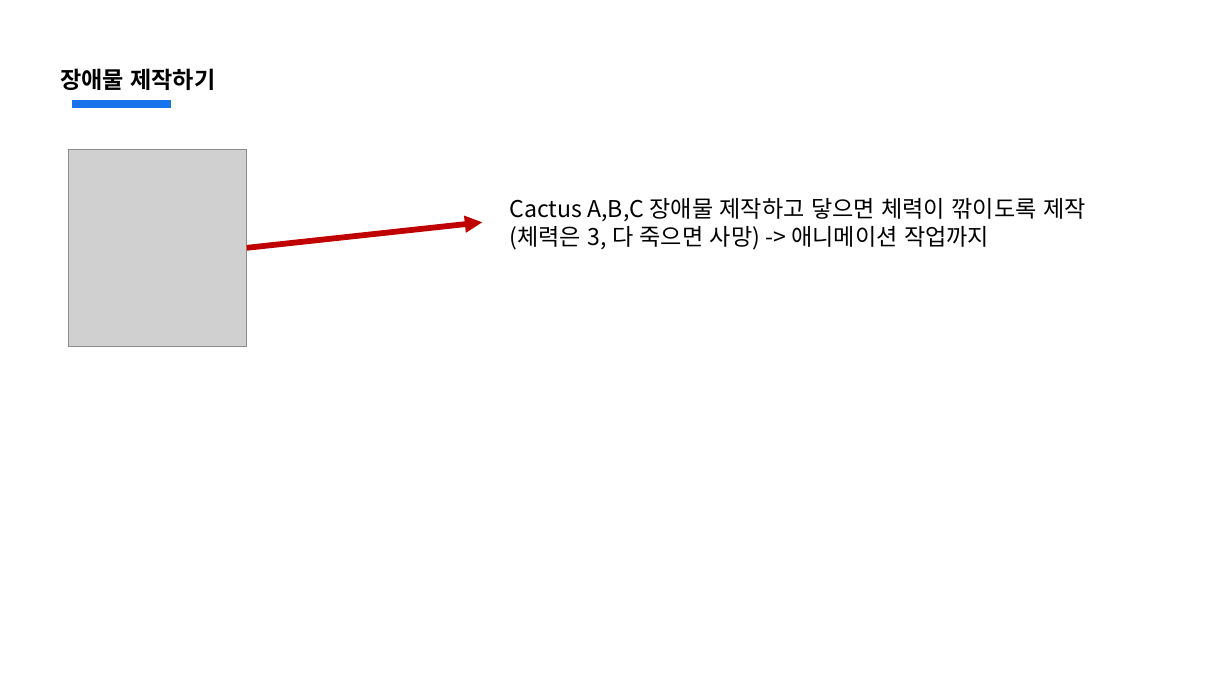
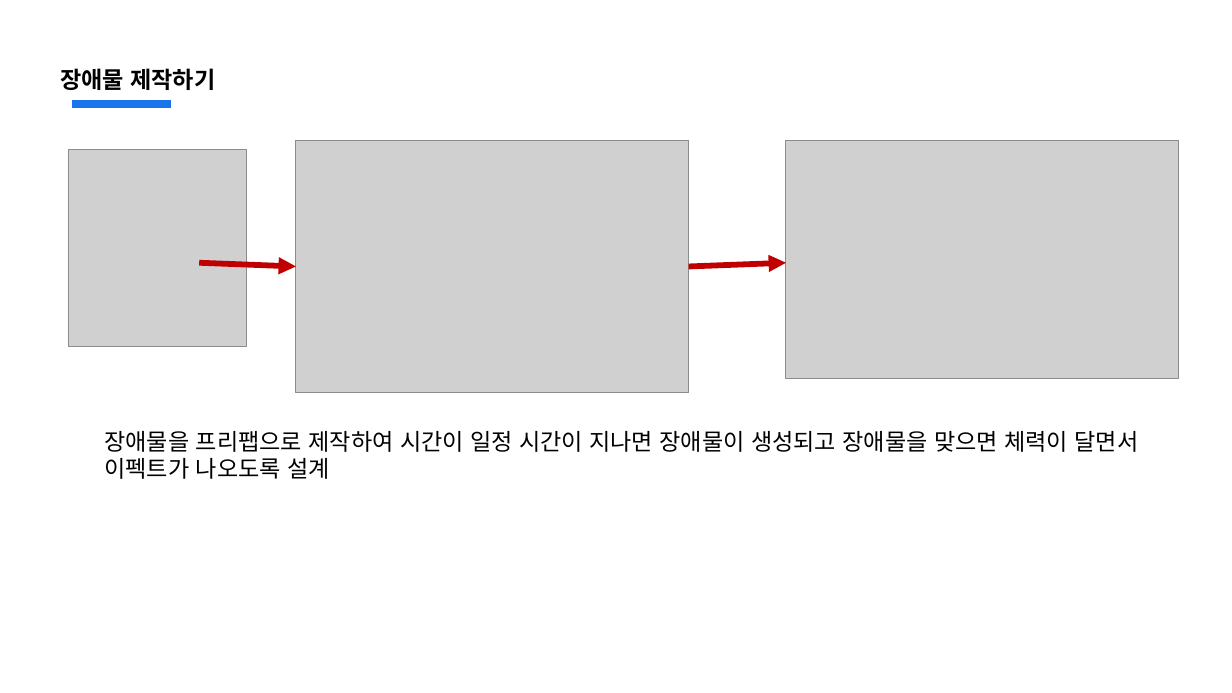
Before and after one commit to jsjin01/MJsec_Unity_Mentoring, a slide deck: slide 12 of MJsec_게임 개발 멘토링/MJsec_3주차.pptx (slide 11 before the commit). Drawn at 1232x693 pixels with LibreOffice and Linux fonts; fonts in the diff are those of the drawing; grey boxes stand for pictures. Boxes give left, top, right and bottom in pixels: in the first picture for what was removed or moved away, otherwise in the second. Text is boxed around its words. In the diff, an @@ line names an element or a change of style, - is before the commit and + after.

Commit message:
week3 작업 끝

```diff
--- a/MJsec_게임 개발 멘토링/MJsec_3주차.pptx
+++ b/MJsec_게임 개발 멘토링/MJsec_3주차.pptx
@@ picture added at box(296, 140, 689, 393) @@
@@ picture added at box(786, 140, 1178, 379) @@
@@ text removed at box(510, 198, 1086, 250) @@
-Cactus A,B,C 장애물 제작하고 닿으면 체력이 깎이도록 제작(체력은 3, 다 죽으면 사망) -> 애니메이션 작업까지
@@ arrow moved from (247, 248) - (482, 223) to (200, 262) - (296, 266) @@
@@ arrow added from (689, 266) to (787, 262), #C00000 4.5 pt @@
@@ text added at box(104, 431, 1139, 479), 18 pt, text #000000 @@
+장애물을 프리팹으로 제작하여 시간이 일정 시간이 지나면 장애물이 생성되고 장애물을 맞으면 체력이 달면서 이펙트가 나오도록 설계
```
Also in this commit, not shown: 1 slide added, 15 other files.
